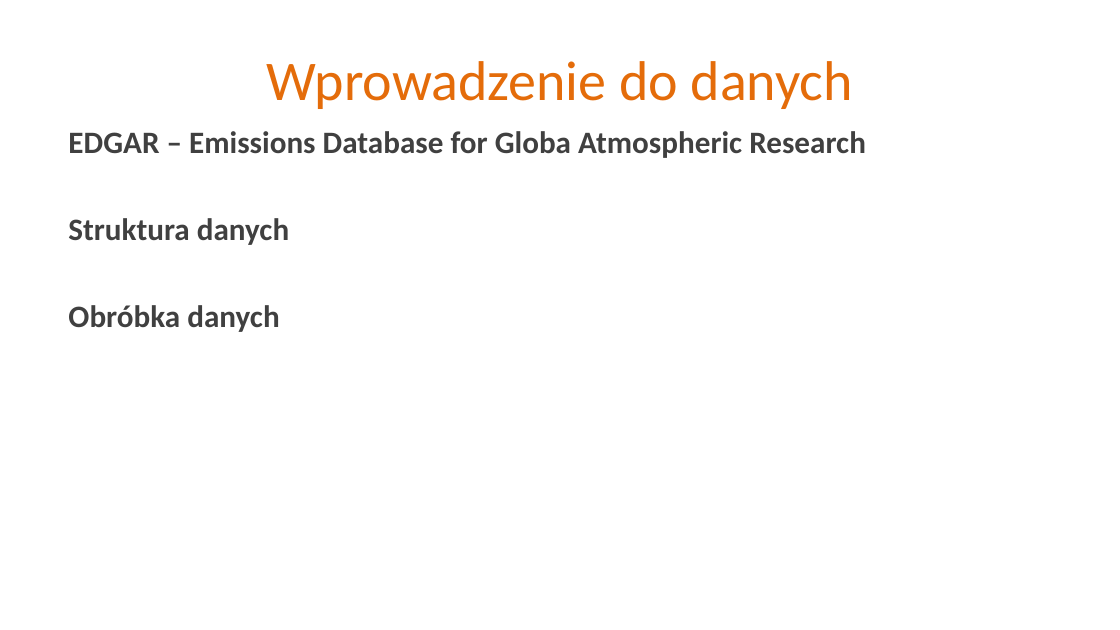
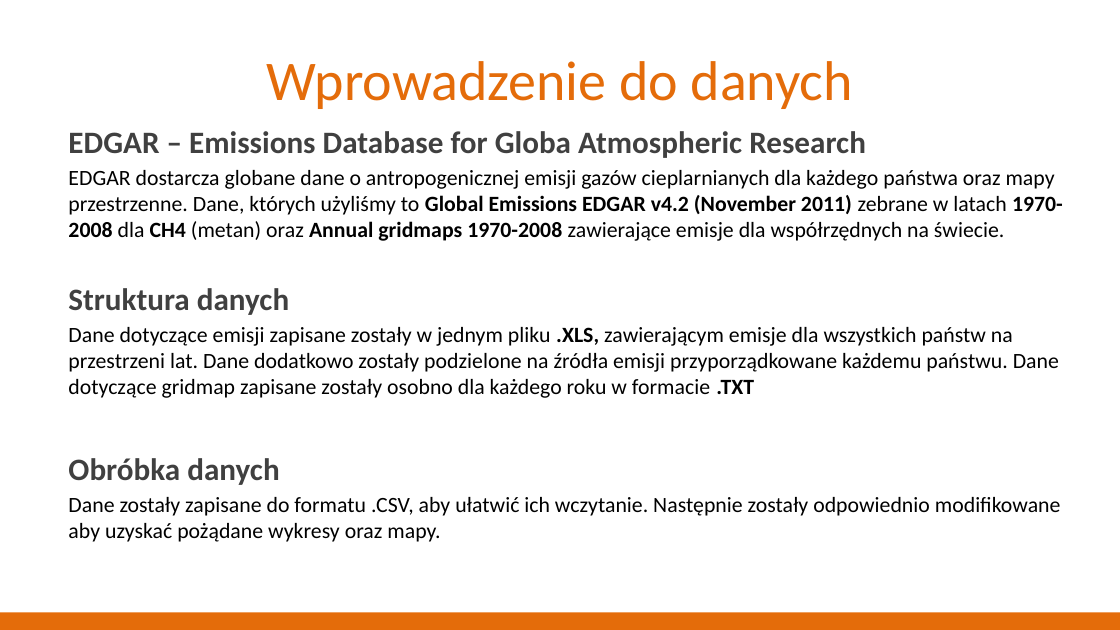
Before and after one commit to Sharkuu/R-project, a slide deck: slide 4 of Prezentacja.pptx. Drawn at 1120x630 pixels with LibreOffice and Linux fonts; fonts in the diff are those of the drawing; background and template pictures are left out. Boxes give left, top, right and bottom in pixels: in the first picture for what was removed or moved away, otherwise in the second. Text is boxed around its words. In the diff, an @@ line names an element or a change of style, - is before the commit and + after.

```diff
--- a/Prezentacja.pptx
+++ b/Prezentacja.pptx
@@ text at (x1=68, y1=170, x2=1063, y2=241): paragraph added @@
+EDGAR dostarcza globane dane o antropogenicznej emisji gazów cieplarnianych dla każdego państwa oraz mapy przestrzenne. Dane, których użyliśmy to Global Emissions EDGAR v4.2 (November 2011) zebrane w latach 1970-2008 dla CH4 (metan) oraz Annual gridmaps 1970-2008 zawierające emisje dla współrzędnych na świecie.
@@ text at (x1=68, y1=327, x2=1059, y2=398): paragraph added @@
+Dane dotyczące emisji zapisane zostały w jednym pliku .XLS, zawierającym emisje dla wszystkich państw na przestrzeni lat. Dane dodatkowo zostały podzielone na źródła emisji przyporządkowane każdemu państwu. Dane dotyczące gridmap zapisane zostały osobno dla każdego roku w formacie .TXT
@@ text at (x1=68, y1=497, x2=1061, y2=542): paragraph added @@
+Dane zostały zapisane do formatu .CSV, aby ułatwić ich wczytanie. Następnie zostały odpowiednio modifikowane aby uzyskać pożądane wykresy oraz mapy.
@@ rectangle added at (x1=0, y1=613, x2=1120, y2=630), fill #E46C0A @@
```
Also in this commit, not shown: 13 other slides changed, 1 slide added, 2 slides removed.
